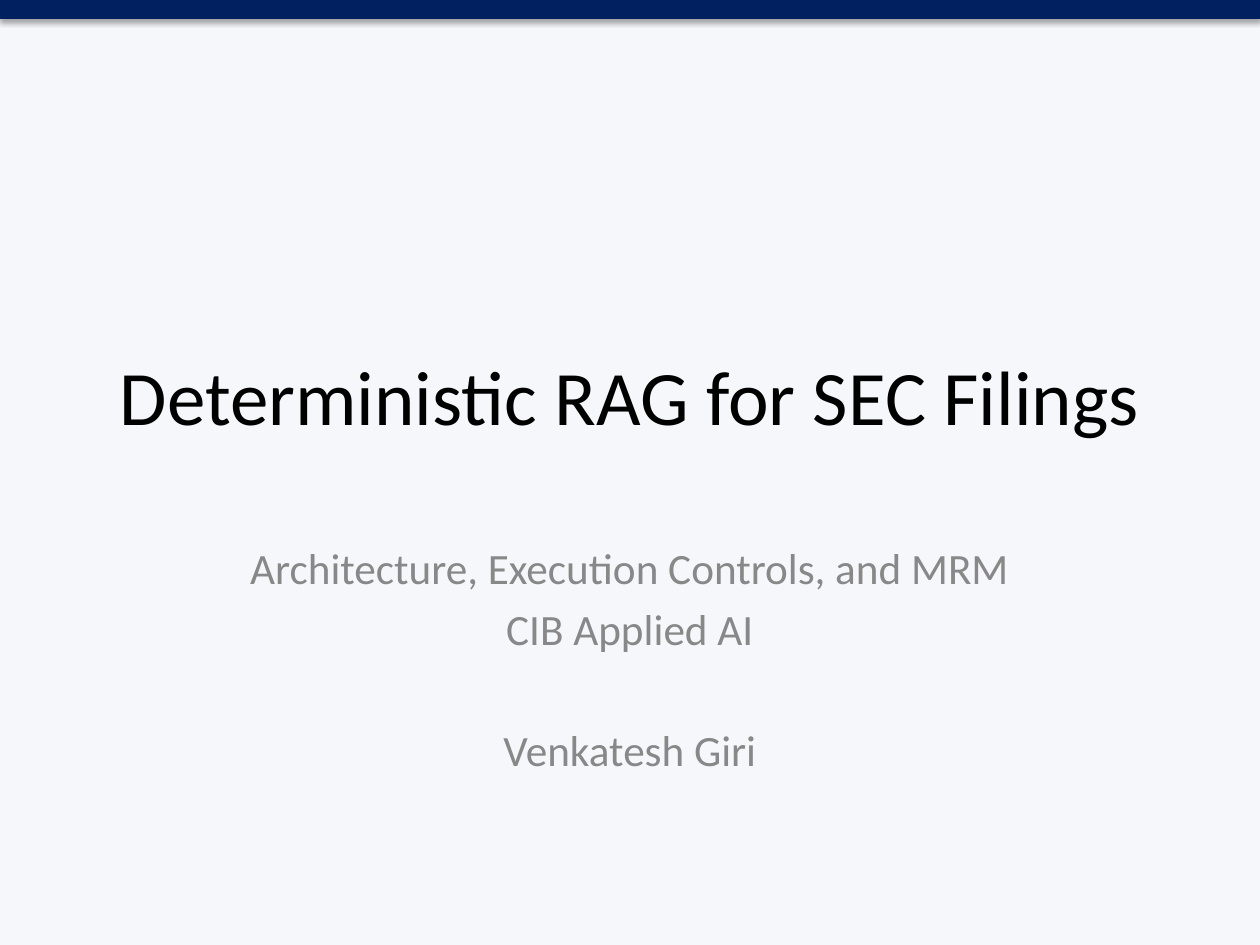
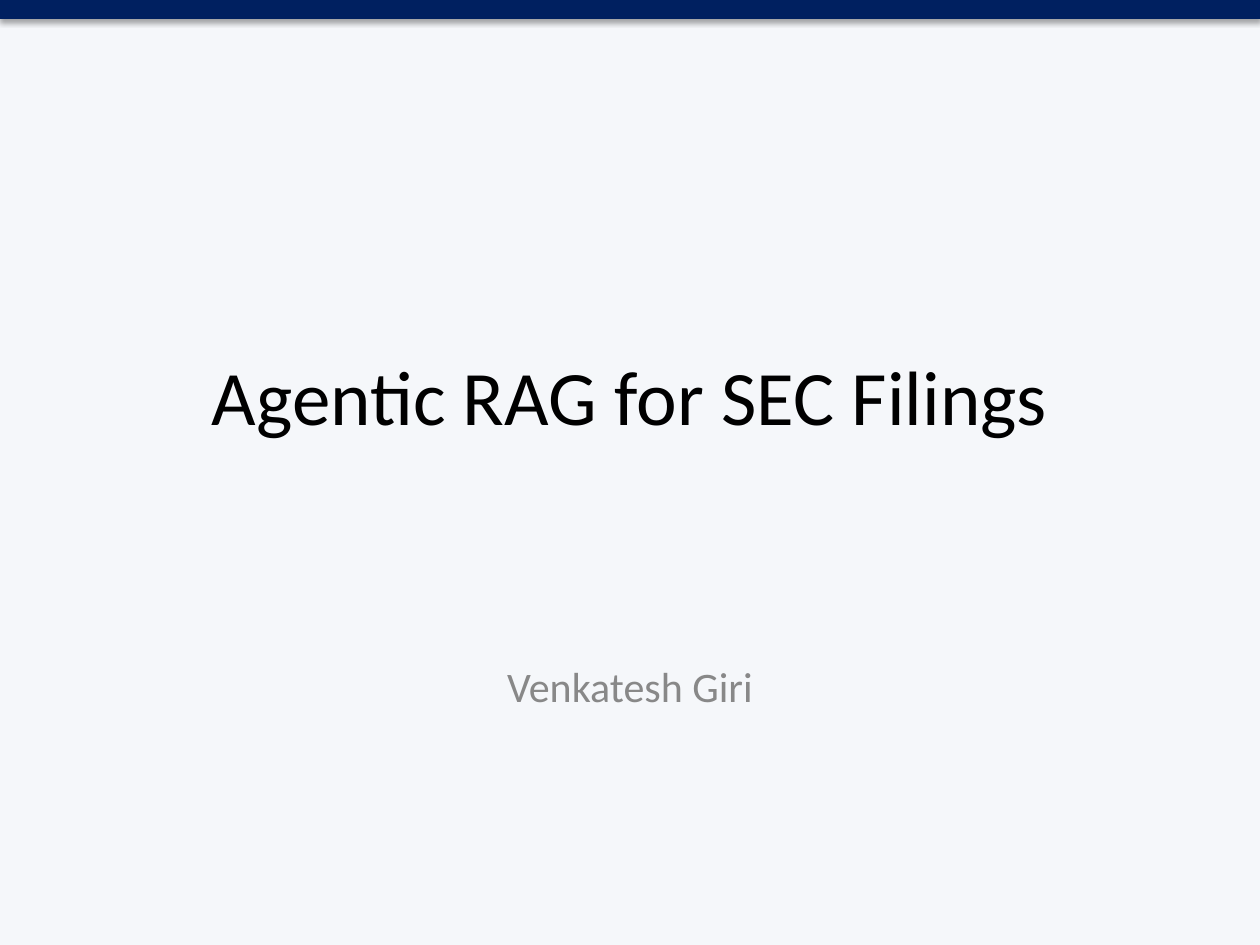
Before and after one commit to vendroid7/agentic-rag, a slide deck: slide 1 of Agentic_RAG .pptx. Drawn at 1260x945 pixels with LibreOffice and Linux fonts; fonts in the diff are those of the drawing. Boxes give left, top, right and bottom in pixels: in the first picture for what was removed or moved away, otherwise in the second. Text is boxed around its words. In the diff, an @@ line names an element or a change of style, - is before the commit and + after.

Commit message:
updated presentation with improved formatting and new sections

```diff
--- a/Agentic_RAG .pptx
+++ b/Agentic_RAG .pptx
@@ title at <box>212,371,1047,439</box>: text changed @@
-Deterministic RAG for SEC Filings
+Agentic RAG for SEC Filings
@@ subtitle "Venkatesh Giri" at <box>507,673,752,702</box>: size 24.6 to 24 pt @@
@@ subtitle at <box>250,554,1008,652</box>: paragraphs removed @@
-Architecture, Execution Controls, and MRM
-CIB Applied AI
```
Also in this commit, not shown: 8 other slides changed, 1 slide added.
